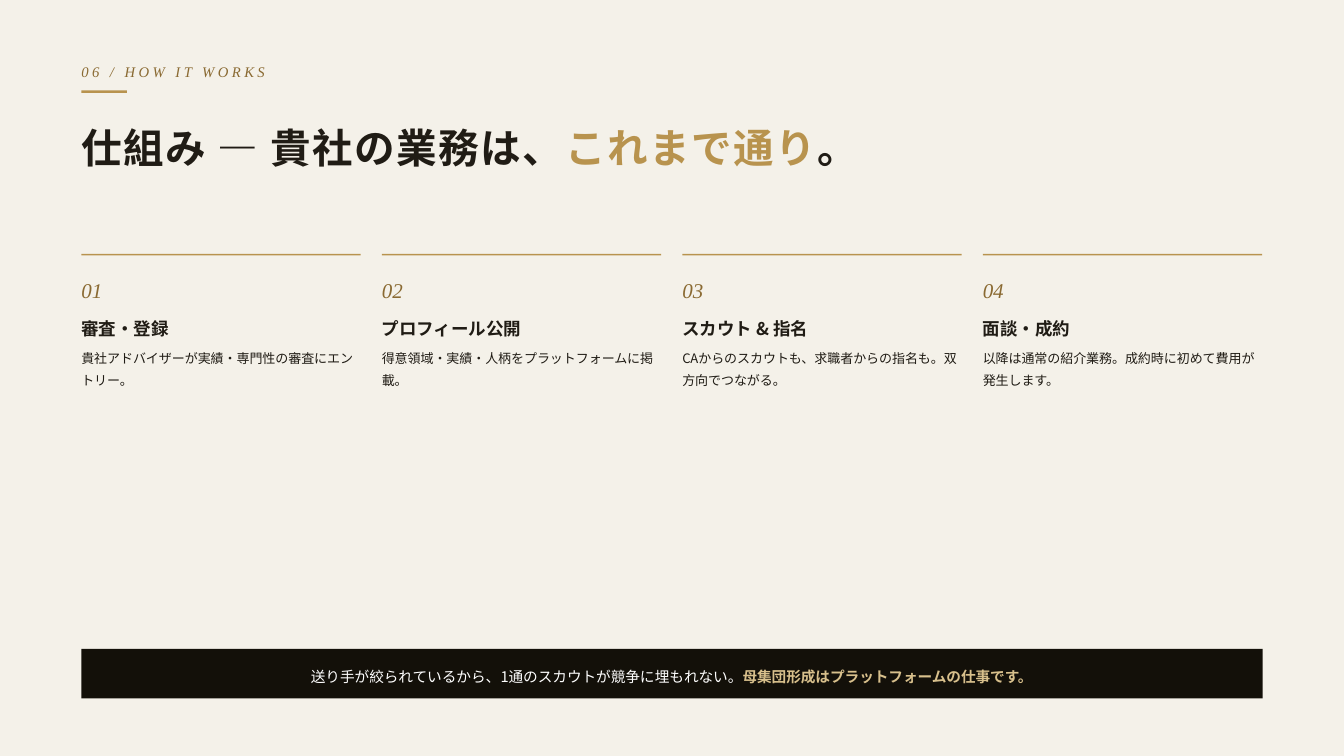
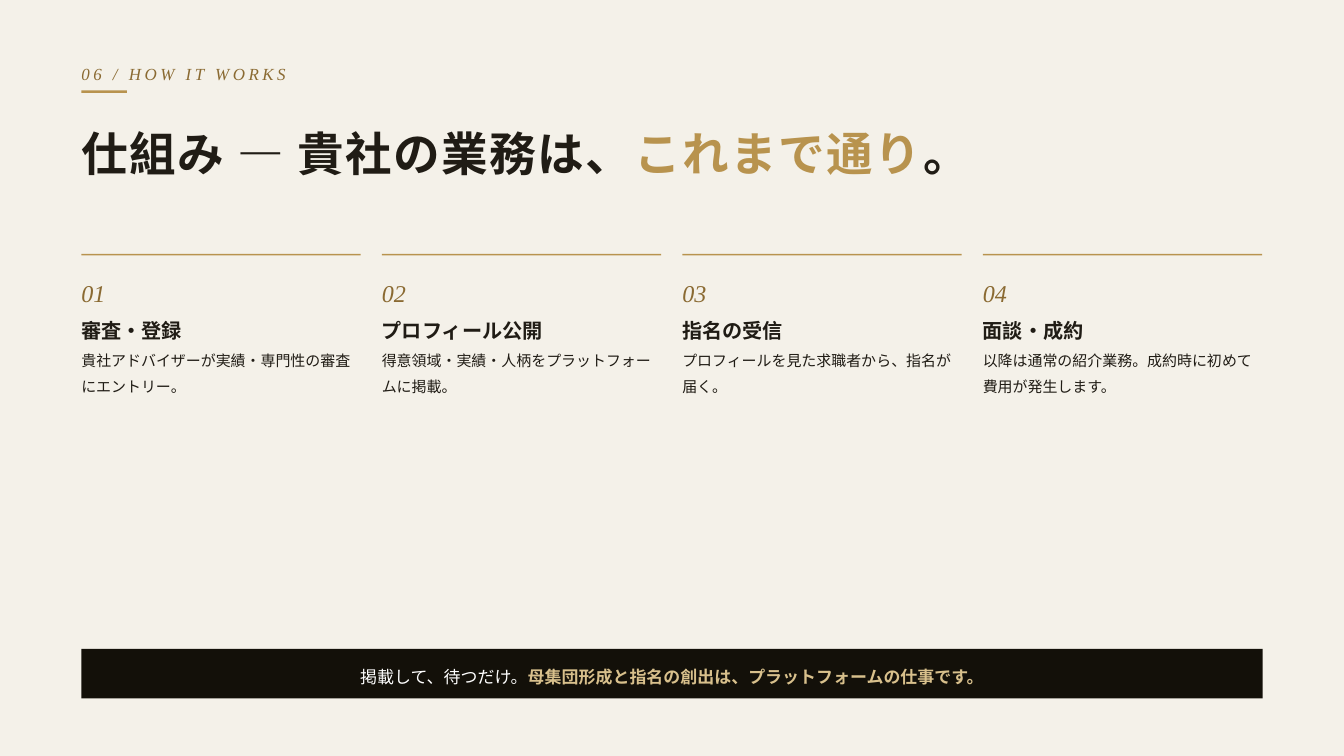
Before and after one commit to hokan38/Business, a slide deck: slide 7 of sales/markgate-agent-deck.pptx. Drawn at 1344x756 pixels with LibreOffice and Linux fonts; fonts in the diff are those of the drawing. Boxes give left, top, right and bottom in pixels: in the first picture for what was removed or moved away, otherwise in the second. Text is boxed around its words. In the diff, an @@ line names an element or a change of style, - is before the commit and + after.

```diff
--- a/sales/markgate-agent-deck.pptx
+++ b/sales/markgate-agent-deck.pptx
@@ text "06 / HOW IT WORKS" at [81, 68, 285, 80]: size 10.5 to 12.1 pt @@
@@ text "仕組み — 貴社の業務は、これまで通り。" at [81, 131, 970, 176]: size 29 to 33.3 pt @@
@@ size 15 to 17.2 pt in 4 elements at [81, 286, 105, 302], [382, 286, 406, 302], [682, 286, 706, 302], [983, 286, 1007, 302] @@
@@ text at [682, 321, 783, 340]: text changed; size 12.5 to 14.4 pt @@
-スカウト & 指名
+指名の受信
@@ size 12.5 to 14.4 pt in 3 elements at [81, 321, 182, 340], [382, 321, 543, 340], [983, 321, 1084, 340] @@
@@ text at [682, 353, 951, 393]: text changed; size 9.3 to 10.7 pt @@
-CAからのスカウトも、求職者からの指名も。双方向でつながる。
+プロフィールを見た求職者から、指名が届く。
@@ size 9.3 to 10.7 pt in 3 elements at [81, 353, 350, 393], [382, 353, 651, 393], [983, 353, 1252, 393] @@
@@ text at [360, 668, 983, 685]: text changed; size 10.5 to 12.1 pt; text colour #FFFFFF to #D8C08C; bold on @@
-送り手が絞られているから、1通のスカウトが競争に埋もれない。母集団形成はプラットフォームの仕事です。
+掲載して、待つだけ。母集団形成と指名の創出は、プラットフォームの仕事です。
```
Also in this commit, not shown: 16 other slides changed, 2 other files.
